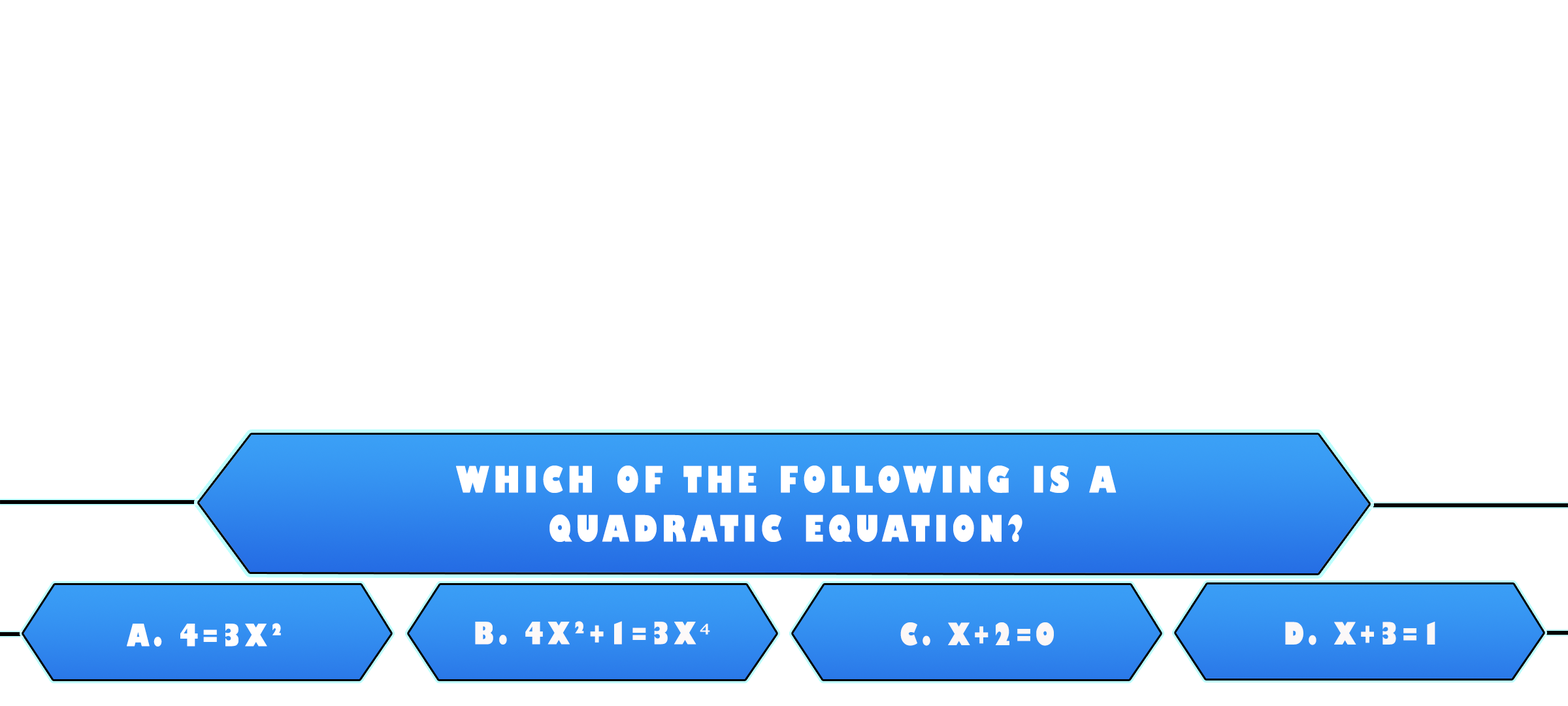
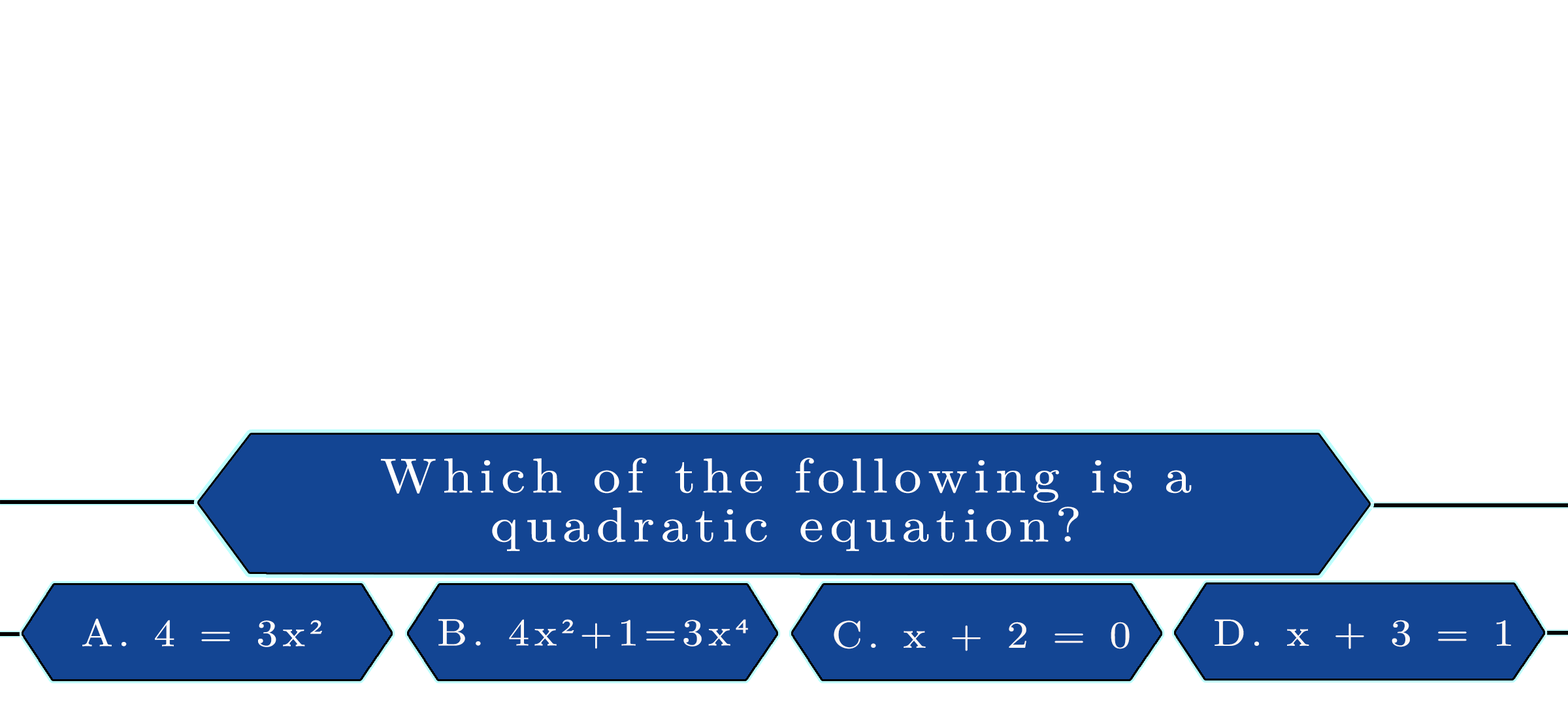
Layer changes from the first 1568×706 image to the second:
painted on "Which of the following is a quadratic equation?" over (x1=380, y1=457, x2=1192, y2=551)
painted on "Layer 7" over (x1=199, y1=434, x2=1369, y2=573)
renamed "d. x+3=1" to "d. x + 3 = 1", painted on it over (x1=1214, y1=618, x2=1512, y2=649)
painted on "Layer 9" over (x1=1176, y1=584, x2=1544, y2=679)
renamed "c. x+2=0" to "c. x + 2 = 0", painted on it over (x1=833, y1=620, x2=1130, y2=651)
painted on "Layer 9 copy" over (x1=793, y1=584, x2=1161, y2=679)
painted on "b. 4x²+1=3x⁴" over (x1=438, y1=618, x2=749, y2=649)
painted on "Layer 9 copy 2" over (x1=408, y1=584, x2=777, y2=679)
renamed "a. 4=3x²" to "a. 4 = 3x²", painted on it over (x1=82, y1=618, x2=323, y2=647)
painted on "Layer 9 copy 3" over (x1=23, y1=584, x2=391, y2=679)
